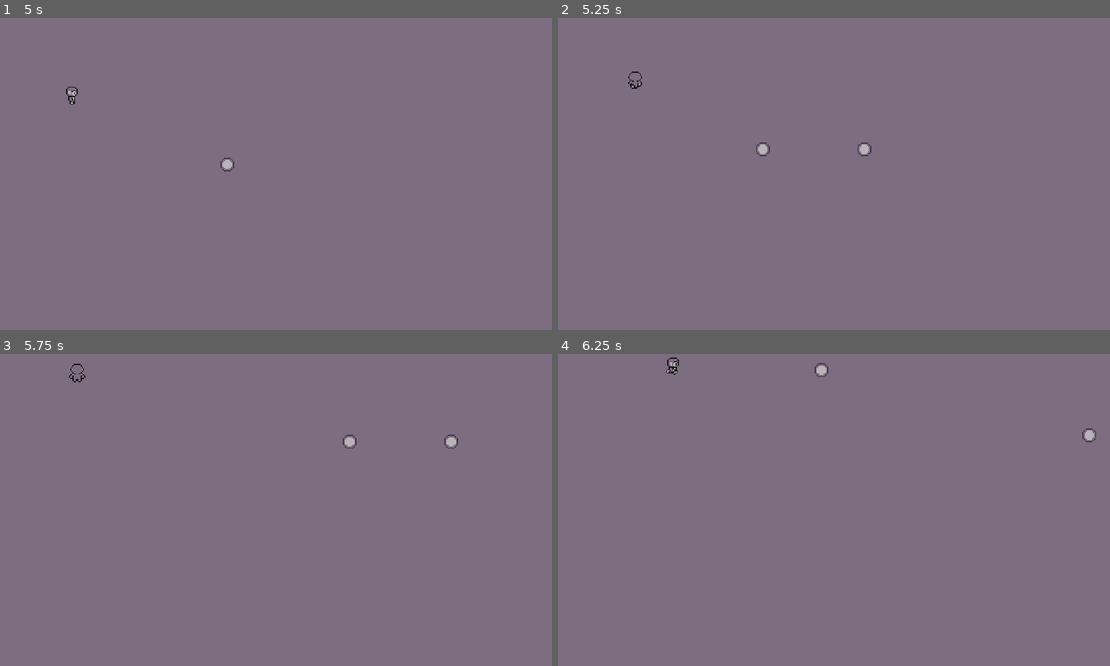
Above: before the commit, frames 1-4 (two rows, left to right).
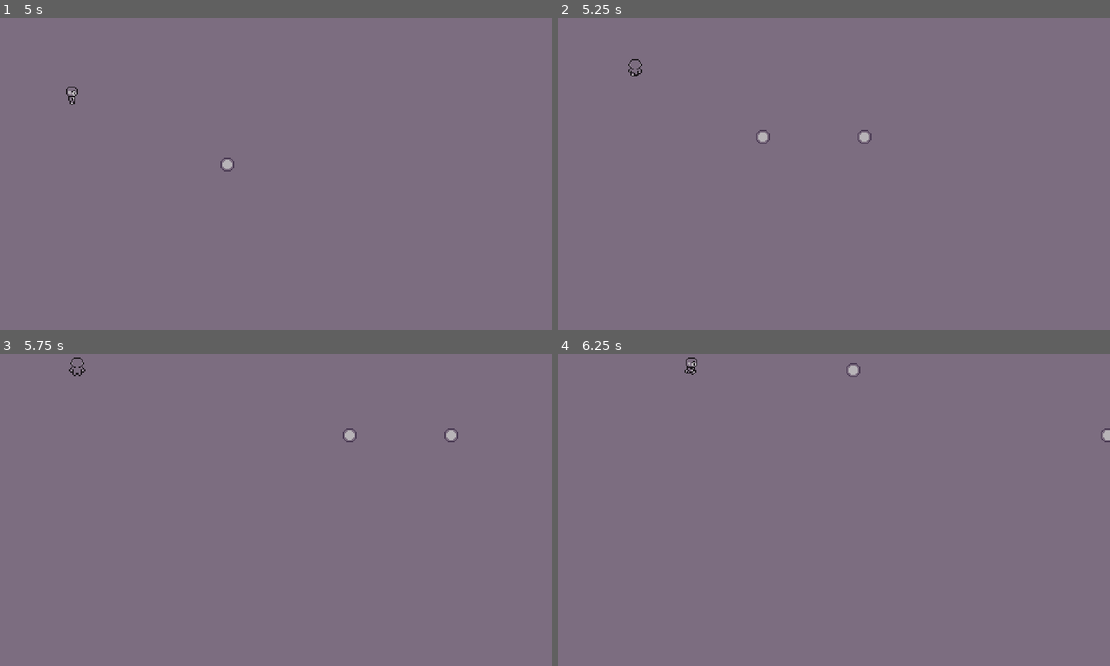
Above: after the commit, the same moments.

Repository: SantiagoBoscan07/Project-Cypher
Game: Godot game, scene res://Scenes/Player/playerClone.tscn
Same seed, same stepped clock (60 frames per second), same inputs: the game is played once before the commit and once after it. This scene is started directly instead of the project's main scene.
Inputs (mouse positions are in pixels of both pictures, inside the frame that each line leads up to):
- Up to frame 1 (5 s): tap Enter at 0.5, 3.5 s; move the mouse to (248, 236) at 0.52 s; hold Shift (dash) 0.53-1.28 s; hold Up (moveUp) 0.53-2.03 s; click (248, 236) at 0.67 s; move the mouse to (441, 220) at 1.27 s; tap Shift (dash) at 1.35, 2.3, 3.05, 4.35 s; tap Space (shoot) at 2, 2.85 s; move the mouse to (104, 127) at 2.02 s; hold E (decipher) 2.03-2.78 s; hold Left (moveLeft) 2.03-3.53 s; move the mouse to (303, 174) at 2.77 s; click (303, 174) at 2.92 s; move the mouse to (193, 96) at 3.52 s; hold Down (moveDown) 3.53-4.28 s; hold Shift (dash) 3.53-4.28 s; tap Q (shuffle) at 3.6 s; move the mouse to (397, 158) at 4.27 s; hold Right (moveRight) from 4.28 s (still down)
- Up to frame 2 (5.25 s): move the mouse to (718, 189) at 5.02 s; release Right (moveRight) at 5.03 s; hold Up (moveUp) from 5.03 s (still down); hold Shift (dash) from 5.03 s (still down); click (718, 189) at 5.17 s
- Up to frame 3 (5.75 s): keep holding Up (moveUp); keep holding Shift (dash)
- Up to frame 4 (6.25 s): move the mouse to (889, 441) at 5.77 s; release Up (moveUp) at 5.78 s; release Shift (dash) at 5.78 s; hold Right (moveRight) from 5.78 s (still down); tap E (decipher) at 5.85 s; tap Shift (dash) at 6.05 s

Frame 1 is identical in both runs. In frame 2, 0.3% of the frame differs, in the area x 12-57%, y 13-45%; in frame 3, 0.3%; in frame 4, 0.4%, in the area x 19-100%, y 1-29%.
Error before the commit: Invalid assignment of property or key 'process_mode' with value of type 'int' on a base object of type 'Nil'. (res://Scripts/Player/Dash.gd:33)

Commit message:
clone bug fix

Diff:
--- a/project-cypher/Scripts/Player/Dash.gd
+++ b/project-cypher/Scripts/Player/Dash.gd
@@ -26,12 +26,12 @@
 		hurtbox.isInvulnerable = true
 		sprite.modulate.a = 0.5
 		dashClones.emitting = true
+		hitbox.process_mode = 0
+		collision.set_deferred("disabled", 1)
 	normalSpeed = player.playerSpeed
 	boostSpeed = player.playerSpeed * 2
 	player.playerSpeed = boostSpeed
 	canDash = false
-	hitbox.process_mode = 0
-	collision.set_deferred("disabled", 1)
 	Signals.emit_signal("dashProgress", dashDuration.wait_time)
 
 
@@ -48,9 +48,9 @@
 		hurtbox.isInvulnerable = false
 		dashClones.emitting = false
 		sprite.modulate.a = 1
+		collision.set_deferred("disabled", 0)
+		hitbox.process_mode = 4
 	player.playerSpeed = normalSpeed
-	collision.set_deferred("disabled", 0)
-	hitbox.process_mode = 4
 	Signals.emit_signal("dashCooldownProgress", dashCooldown.wait_time)
 	dashCooldown.start()
 
